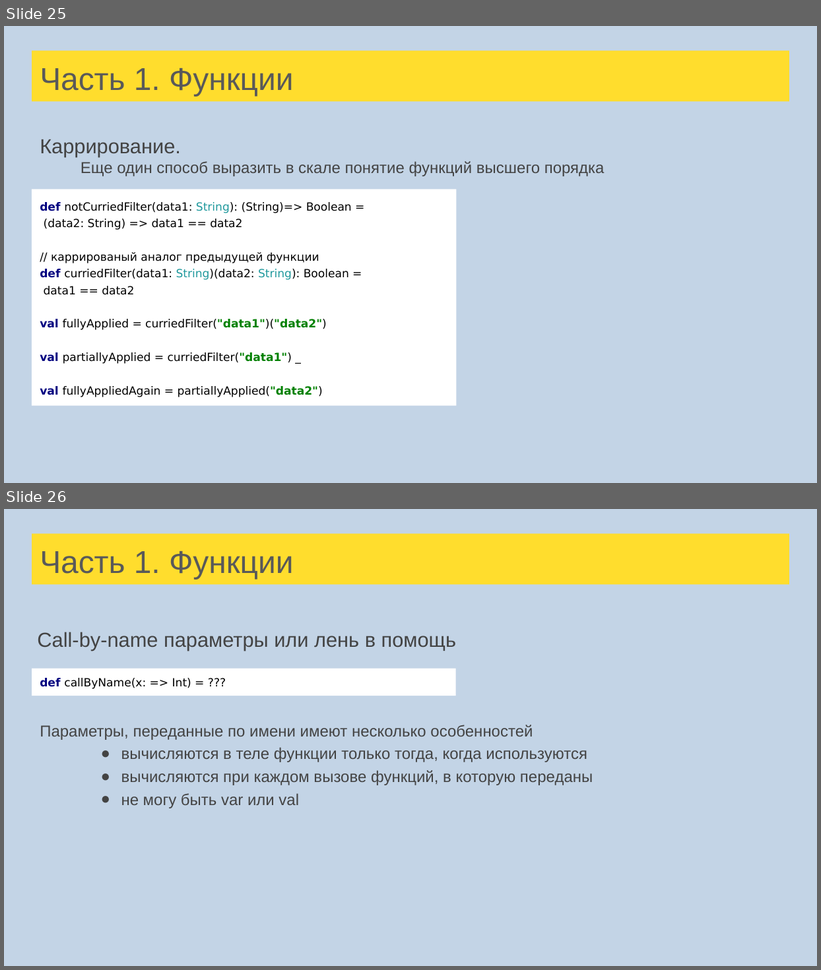
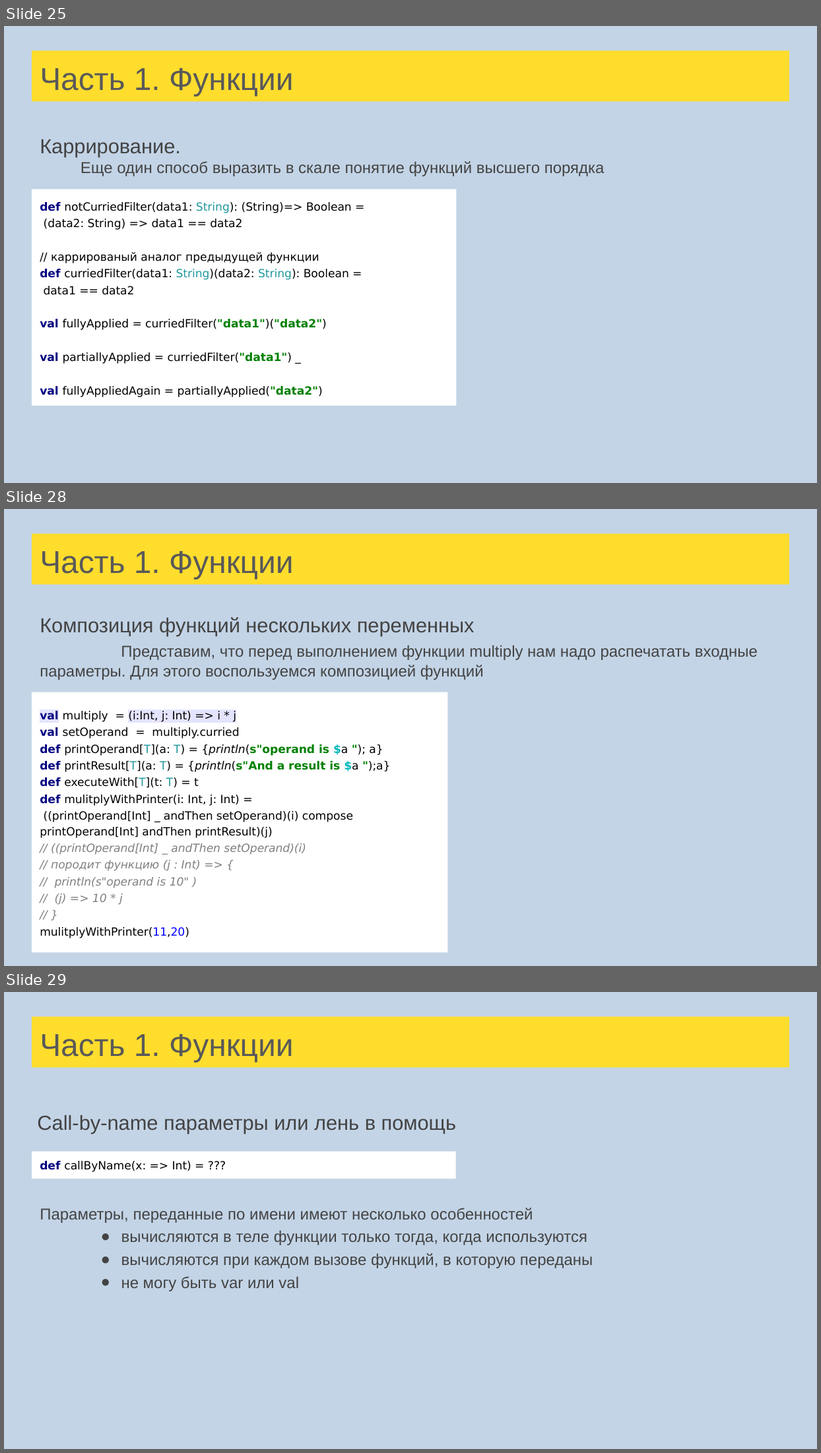
Before and after one commit to tralfamadore/ScalaLectures, a slide deck: src/main/resources/Лекции Scala для FinTech.pptx. Shown one above the other, each under a label of ours: slides 25 and 26 before the commit, slides 25, 28 and 29 after it; the slides between them are not shown. The pictures are 821x970 and 821x1453 pixels, drawn with LibreOffice and Linux fonts; fonts in the diff are those of the drawing. Boxes give left, top, right and bottom in pixels: in the first picture for what was removed or moved away, otherwise in the second. Text is boxed around its words. In the diff, an @@ line names an element or a change of style, - is before the commit and + after.

```diff
--- a/src/main/resources/Лекции Scala для FinTech.pptx
+++ b/src/main/resources/Лекции Scala для FinTech.pptx
@@ slide 28 added at <box>4,509,817,966</box>, background #C3D4E6 @@
@@ title added at <box>32,533,789,585</box>, fill #FFDD2D, 28 pt, text #595959 @@
+Часть 1. Функции
@@ text added at <box>40,617,758,680</box>, 14 pt, text #434343 @@
+Композиция функций нескольких переменных
+Представим, что перед выполнением функции multiply нам надо распечатать входные параметры. Для этого воспользуемся композицией функций
@@ rectangle added at <box>32,692,448,953</box>, fill #FFFFFF, 10 pt, text #000000 @@
+val multiply = (i:Int, j: Int) => i * j
+val setOperand = multiply.curried
+def printOperand[T](a: T) = {println(s"operand is $a "); a}
+def printResult[T](a: T) = {println(s"And a result is $a ");a}
+def executeWith[T](t: T) = t
+def mulitplyWithPrinter(i: Int, j: Int) =
+((printOperand[Int] _ andThen setOperand)(i) compose printOperand[Int] andThen printResult)(j)
+// ((printOperand[Int] _ andThen setOperand)(i)
+// породит функцию (j : Int) => {
+// println(s"operand is 10" )
+// (j) => 10 * j
+// }
+mulitplyWithPrinter(11,20)
@@ what was slide 26 is now slide 29 @@
```
Also in this commit, not shown: 6 slides changed, 6 other slides added, 1 slide removed, 4 other files.
